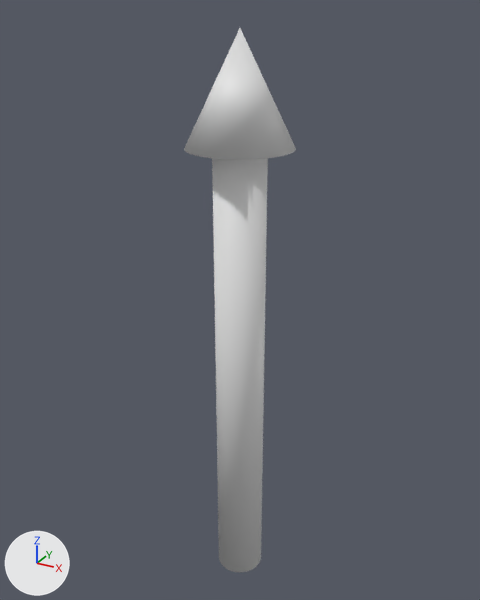
An edit to the OBJ model assets/models/axisy.obj, drawn before and after from the same camera.
The view is the same before and after, from a 50 mm camera at (1.16, -2.1, 2.47) aimed at (-0.03, 0.05, 1.39). The axes (+X, +Y, +Z) are drawn at lower left. The lights are the same throughout. Where no turn or scale is listed for an object, it has been applied to the vertices.
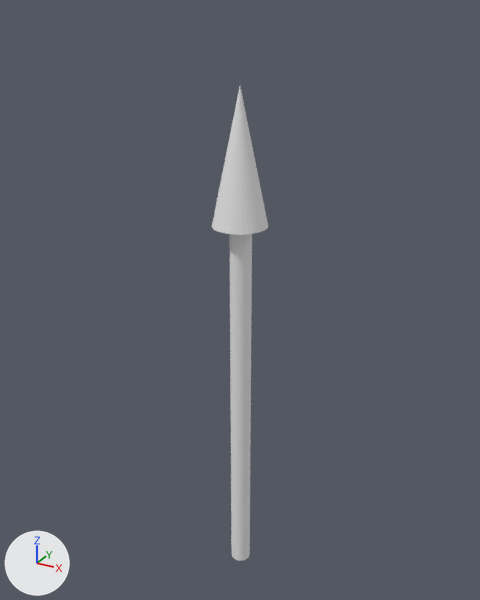
Boxes (x1, y1, x2, y2) around the edits, measured in the pictures (480 x 600 px; the box of a moved part takes in the faces that stretch with it):
'Cone', reshaped (50% narrower, 13% shorter)
    before: (184, 28, 296, 572)
    after: (212, 87, 268, 561)
part 1 of me_cone, moved or reshaped
    before: (184, 28, 296, 160)
    after: (212, 87, 268, 235)
part 2 of me_cone, moved or reshaped
    before: (212, 158, 268, 572)
    after: (229, 234, 252, 561)

The change, as a list of edits to the scene's bpy script:
```text
Change me_cone:
    where me_cone.from_pydata(...)  # 97 vertices, 67 faces; spans x -0.2..0.2, y -0.2..0.2, z 0.1..2.41
    used by ob_cone; location = (0.0, 0.0, 0.0)
    me_cone part 1: the loose piece of 33 vertices spanning x -0.2..0.2, y -0.2..0.2, z 2.01..2.41 is scaled about its middle by (0.53, 0.53, 1.27), then moved by (0.0, 0.0, -0.24)
    me_cone part 2: the loose piece of 64 vertices spanning x -0.1..0.1, y -0.1..0.1, z 0.1..2.1 is scaled about its middle by (0.429, 0.429, 0.818), then moved by (0.0, 0.0, -0.16)
```
